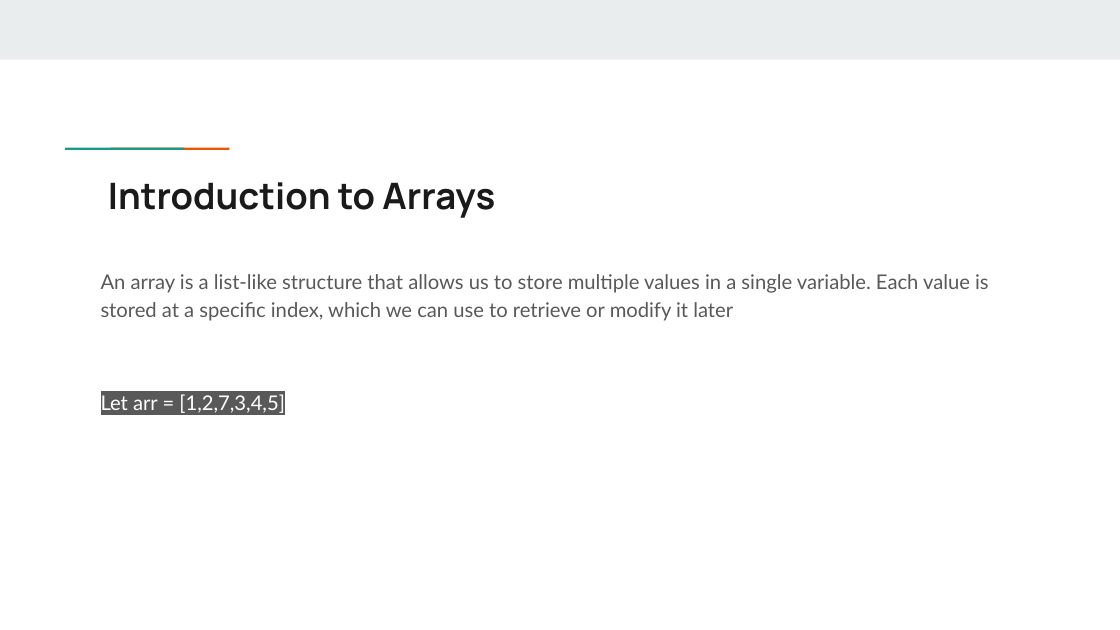
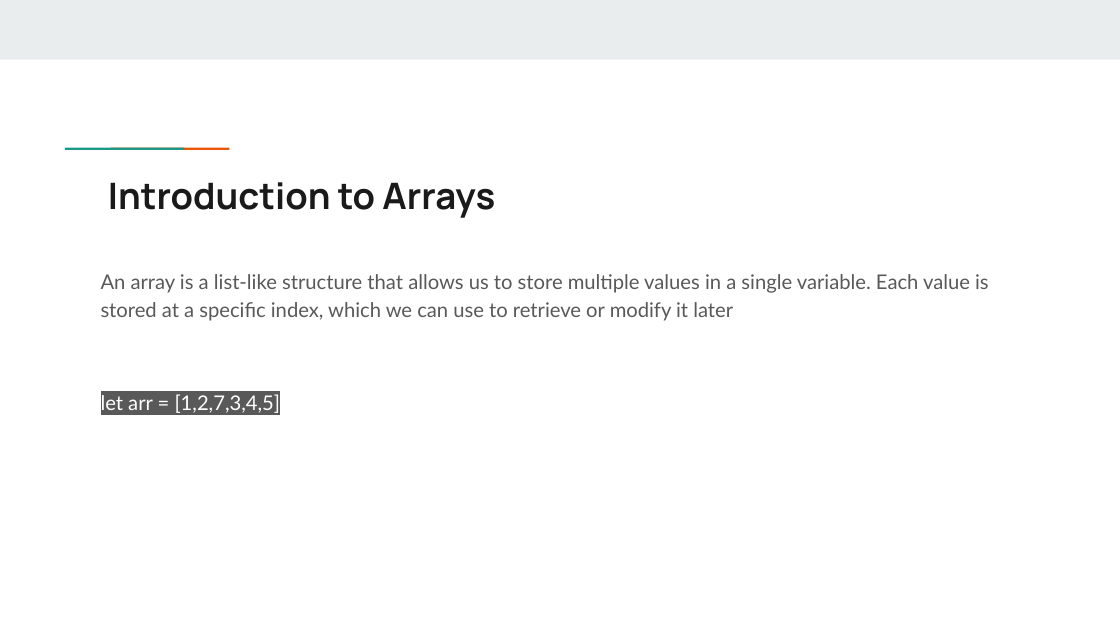
Before and after one commit to nsolaf1/Web_Development, a slide deck: slide 3 of Lessons/Lesson 6 Data Structures_ Objects and Arrays.pptx. Drawn at 1120x630 pixels with LibreOffice and Linux fonts; fonts in the diff are those of the drawing. Boxes give left, top, right and bottom in pixels: in the first picture for what was removed or moved away, otherwise in the second. Text is boxed around its words. In the diff, an @@ line names an element or a change of style, - is before the commit and + after.

```diff
--- a/Lessons/Lesson 6 Data Structures_ Objects and Arrays.pptx
+++ b/Lessons/Lesson 6 Data Structures_ Objects and Arrays.pptx
@@ text at [101, 393, 281, 415]: text changed @@
-Let arr = [1,2,7,3,4,5]
+let arr = [1,2,7,3,4,5]
```
Also in this commit, not shown: 2 other slides changed, 1 slide added, 2 other files.
